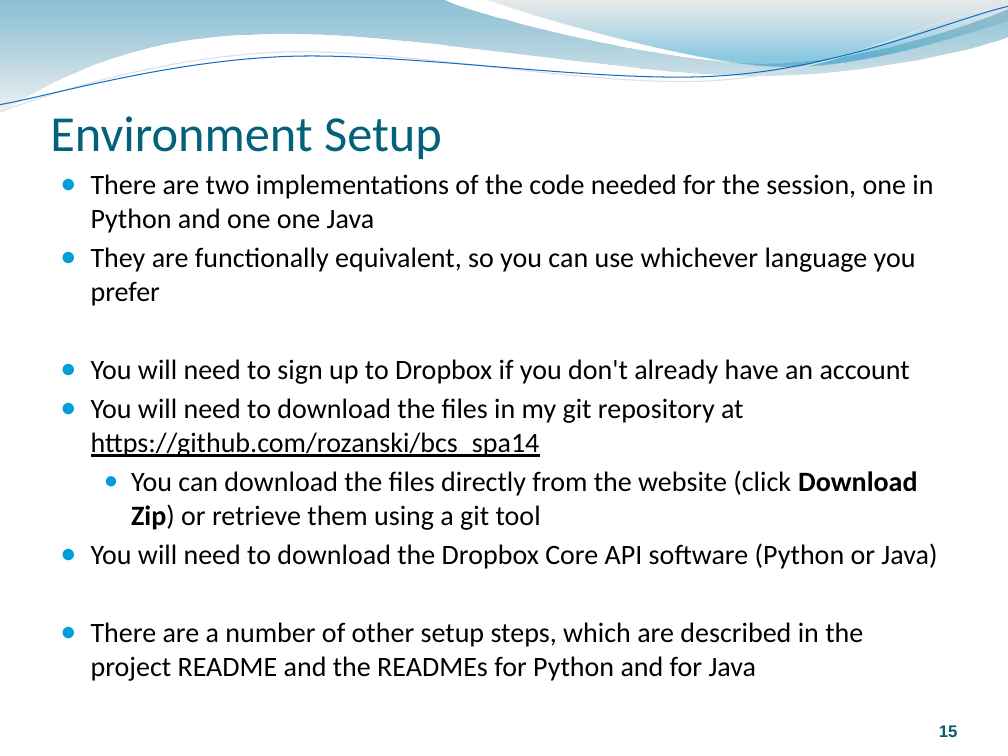
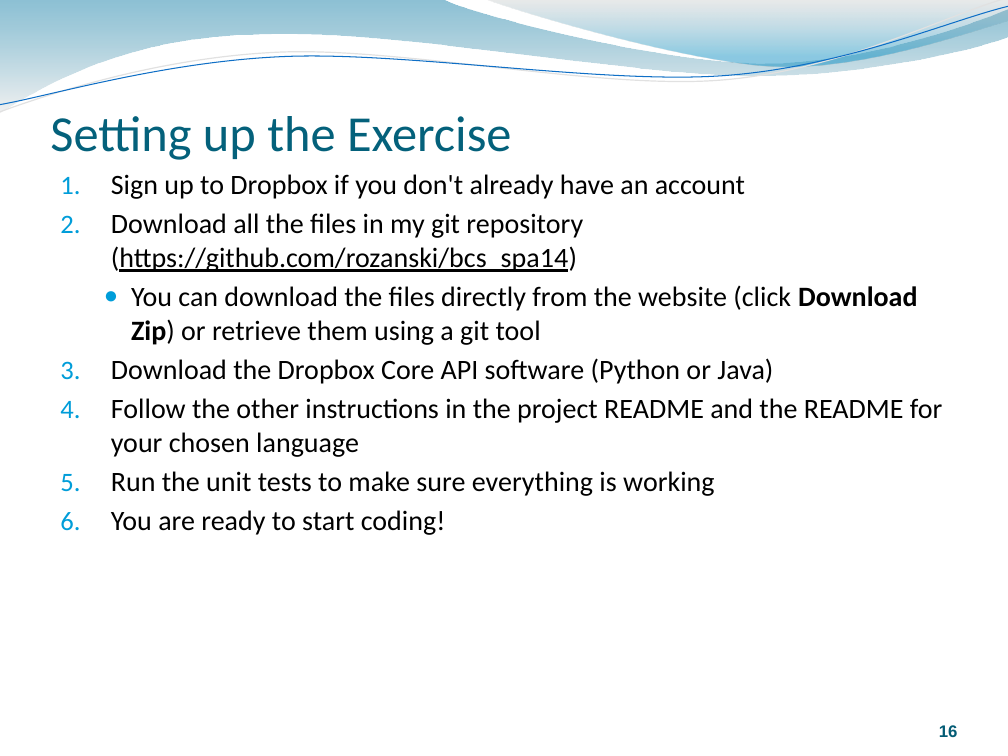
Before and after one commit to rozanski/bcs_spa14, a slide deck: slide 16 of session-materials/Oauth-Session.pptx (slide 15 before the commit). Drawn at 1008x756 pixels with LibreOffice and Linux fonts; fonts in the diff are those of the drawing. Boxes give left, top, right and bottom in pixels: in the first picture for what was removed or moved away, otherwise in the second. Text is boxed around its words. In the diff, an @@ line names an element or a change of style, - is before the commit and + after.

Commit message:
updated presentation with more detail on the exercise

```diff
--- a/session-materials/Oauth-Session.pptx
+++ b/session-materials/Oauth-Session.pptx
@@ title at (50, 116, 512, 160): text changed @@
-Environment Setup
+Setting up the Exercise
@@ text at (111, 174, 745, 272): text changed @@
-● There are two implementations of the code needed for the session, one in Python and one one Java
-● They are functionally equivalent, so you can use whichever language you prefer
-● You will need to sign up to Dropbox if you don't already have an account
-● You will need to download the files in my git repository at https://github.com/rozanski/bcs_spa14
+1. Sign up to Dropbox if you don't already have an account
+2. Download all the files in my git repository (https://github.com/rozanski/bcs_spa14)
@@ text at (111, 358, 943, 535): text changed @@
-● You will need to download the Dropbox Core API software (Python or Java)
-● There are a number of other setup steps, which are described in the project README and the READMEs for Python and for Java
+3. Download the Dropbox Core API software (Python or Java)
+4. Follow the other instructions in the project README and the README for your chosen language
+5. Run the unit tests to make sure everything is working
+6. You are ready to start coding!
```
Also in this commit, not shown: 16 other slides changed, 3 slides added, 2 other files.
